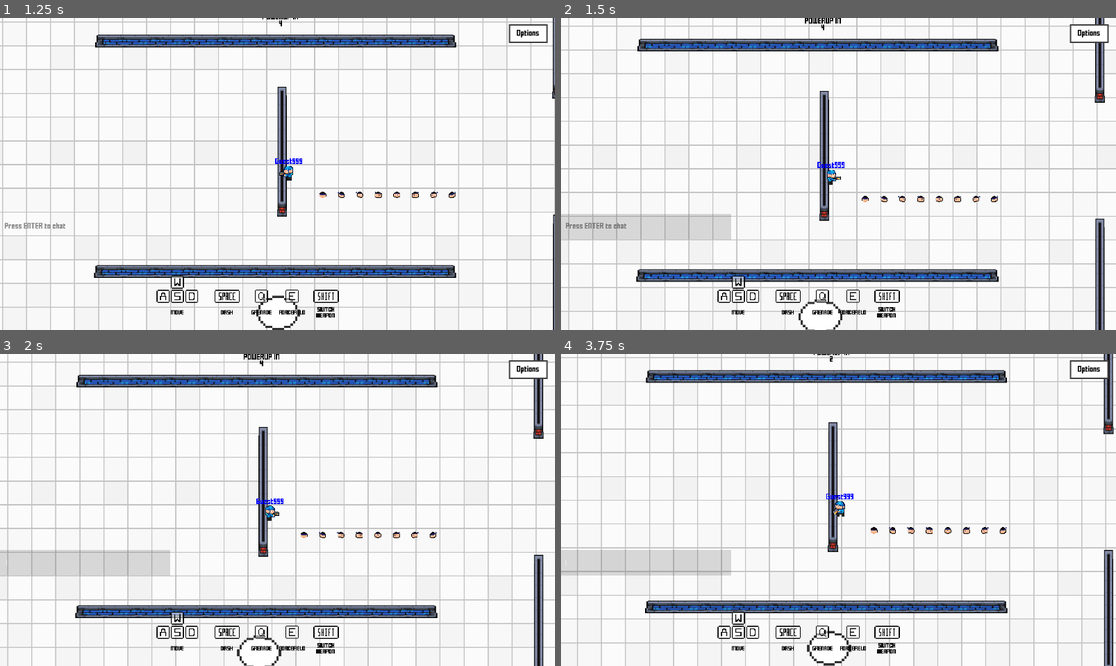
Above: before the commit, frames 1-4 (two rows, left to right).
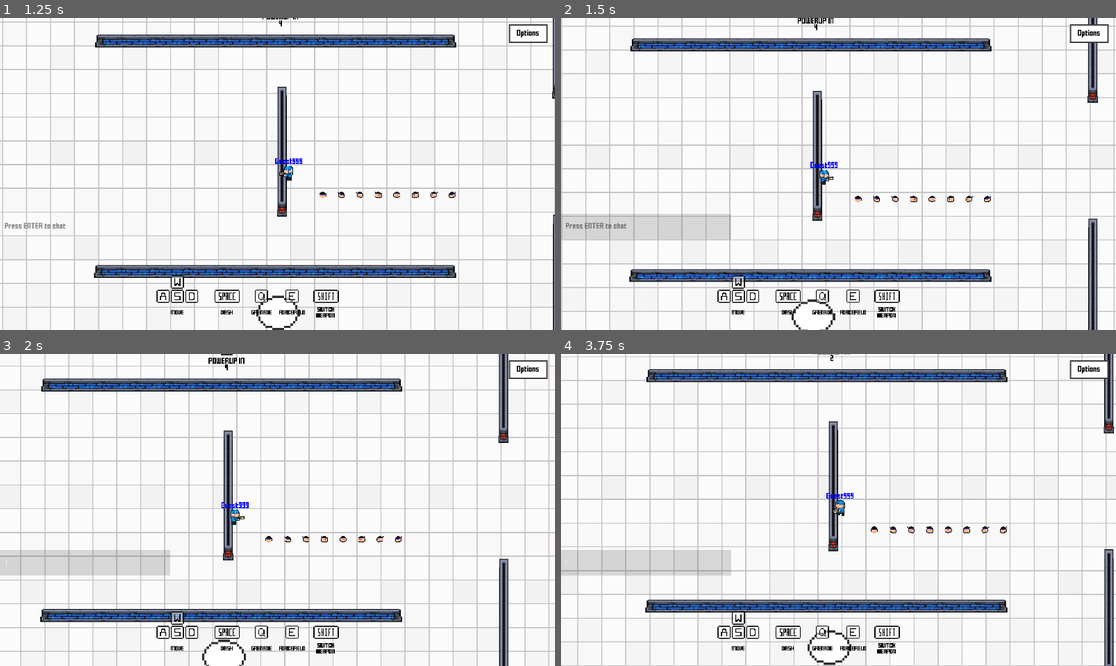
Above: after the commit, the same moments.

Repository: MarshallJDem/SuperCTF
Game: Godot game, scene res://GameContent/Main.tscn
Two runs of this game, one before a commit and one after it. Both use one fixed random seed, a clock stepped at 60 frames per second and the inputs below. This scene is started directly instead of the project's main scene. Sound files missing from this copy of the repository are replaced by a short silence.
Inputs (mouse positions are in pixels of both pictures, inside the frame that each line leads up to):
- Up to frame 1 (1.25 s): click (83, 227) at 0.52 s; type "12" at 0.6 s
- Up to frame 2 (1.5 s): tap Enter at 1.25 s; move the mouse to (960, 158) at 1.27 s; hold Right from 1.28 s (still down); hold Shift from 1.28 s (still down); click (960, 158) at 1.42 s
- Up to frame 3 (2 s): keep holding Right; keep holding Shift; tap Space at 1.52 s
- Up to frame 4 (3.75 s): move the mouse to (727, 525) at 2.02 s; release Right at 2.03 s; release Shift at 2.03 s; hold Down 2.03-2.78 s; click (727, 525) at 2.1 s; tap Space at 2.27 s; tap Shift at 2.3, 3.05, 3.6 s; move the mouse to (894, 441) at 2.77 s; hold Right 2.78-3.53 s; hold Right mouse button (clickR) 2.78-3.53 s; click (894, 441) at 2.92 s; move the mouse to (810, 572) at 3.52 s; hold Up from 3.53 s (still down); click (810, 572) at 3.67 s

Frame 1 is identical in both runs. In frame 2, 14% of the frame differs, in the area x 0-100%, y 0-100%; in frame 3, 26%; in frame 4, 16%.

Commit message:
Added camera throwing using shift

Diff:
--- a/GameContent/Center_Pivot.gd
+++ b/GameContent/Center_Pivot.gd
@@ -21,12 +21,16 @@
 	var imaginary_mouse_pos = get_parent().position + input;
 	look_at(imaginary_mouse_pos);
 
-
 # Determines how far the camera should be offset depending on how far the mouse is from center of viewport
 func update_camera_offset_from_mouse():
 	var mpos2 = get_viewport().get_mouse_position();
 	var distance = sqrt(pow(mpos2.x - get_viewport_rect().size.x/2,2) + pow(mpos2.y - get_viewport_rect().size.y/2,2));
-	$'..'.camera_ref.position.x = distance * 0.03;
+	var modifier = 0.03;
+	$'..'.camera_ref.smoothing_speed = 10;
+	if Input.is_key_pressed(KEY_SHIFT):
+		$'..'.camera_ref.smoothing_speed = 1;
+		modifier *= 8;
+	$'..'.camera_ref.position.x = distance * modifier;
 
 func update_camera_offset_from_arrow_keys():
 	var input = Vector2(0,0);
--- a/GameContent/Player.gd
+++ b/GameContent/Player.gd
@@ -279,7 +279,7 @@
 	laser_position = start_pos;
 	$Laser_Timer.start();
 	speed = AIMING_SPEED;
-	camera_ref.shake($Laser_Timer.wait_time, 1, true);
+	camera_ref.shake($Laser_Timer.wait_time, 0.5, true);
 	$Laser_Charge_Audio.play();
 	var red = 1 if team_id == 1 else 0;
 	var green = 10.0/255.0 if team_id == 1 else 130.0/255.0;
